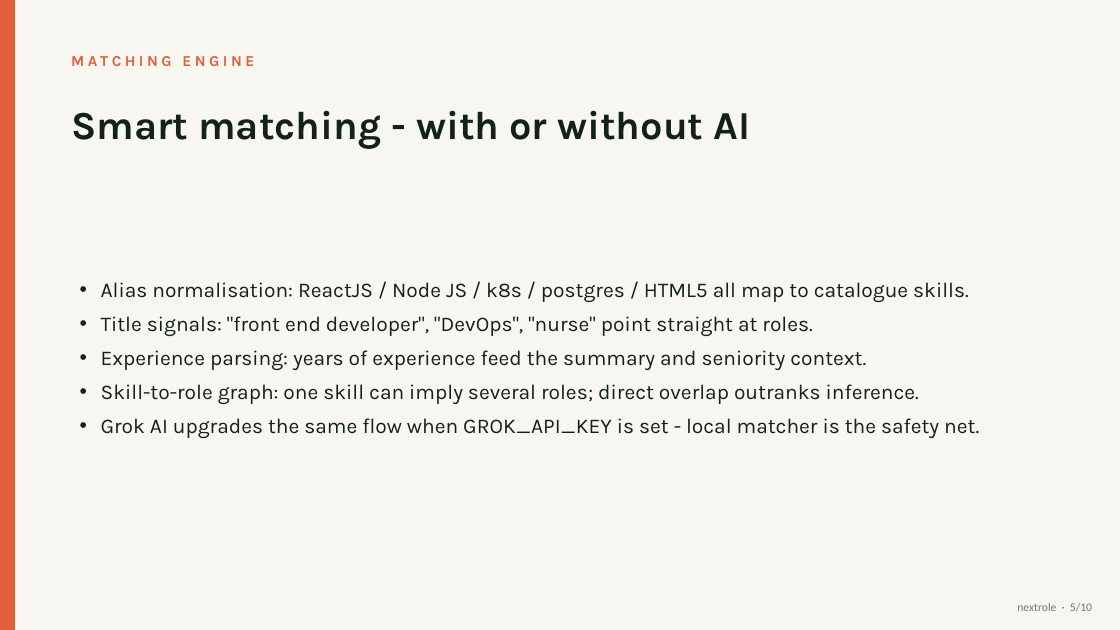
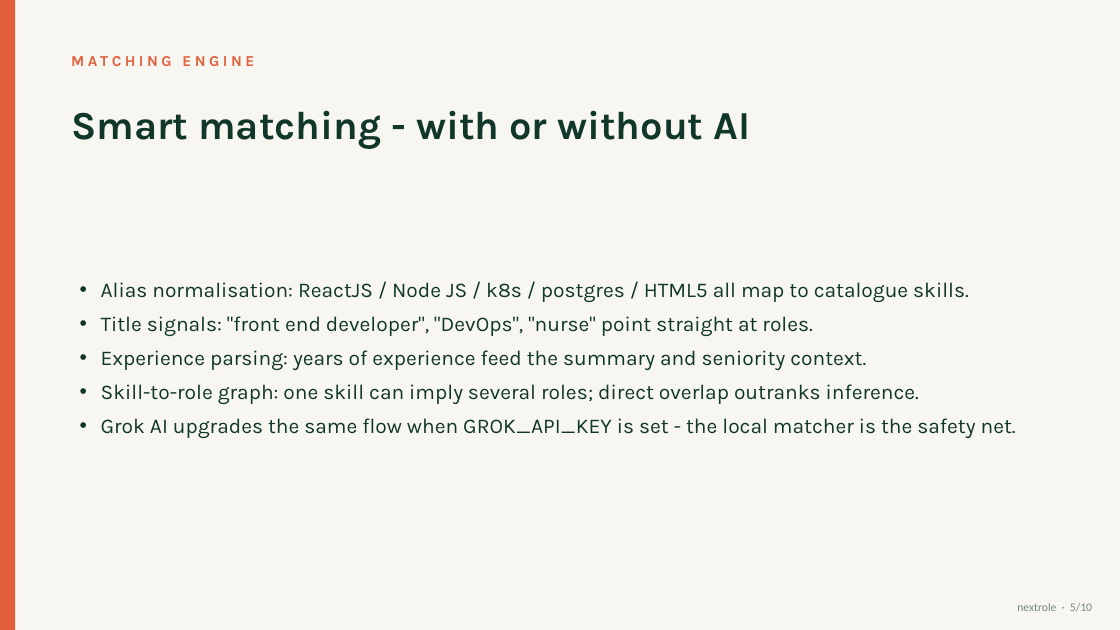
Before and after one commit to saxenavansh070-droid/nextrole, a slide deck: slide 5 of docs/NextRole-Presentation.pptx. Drawn at 1120x630 pixels with LibreOffice and Linux fonts; fonts in the diff are those of the drawing. Boxes give left, top, right and bottom in pixels: in the first picture for what was removed or moved away, otherwise in the second. Text is boxed around its words. In the diff, an @@ line names an element or a change of style, - is before the commit and + after.

```diff
--- a/docs/NextRole-Presentation.pptx
+++ b/docs/NextRole-Presentation.pptx
@@ text "Smart matching - with or ..." at (71,110,751,149): text colour #13211B to #11372A @@
@@ text at (101,282,969,404): text colour #13211B to #11372A in "Alias normalisation: ReactJS / Node JS / ...", "Title signals: "front end developer", "DevOps", "nurse" ...", "Experience parsing: years of experience feed the ...", "Skill-to-role graph: one skill can imply several ..." @@
@@ text at (101,418,1016,438): text changed; text colour #13211B to #11372A @@
-• Grok AI upgrades the same flow when GROK_API_KEY is set - local matcher is the safety net.
+• Grok AI upgrades the same flow when GROK_API_KEY is set - the local matcher is the safety net.
@@ text "nextrole · 5/10" at (1017,603,1092,611): text colour #6C7F6B to #75897D @@
```
Also in this commit, not shown: 9 other slides changed.
